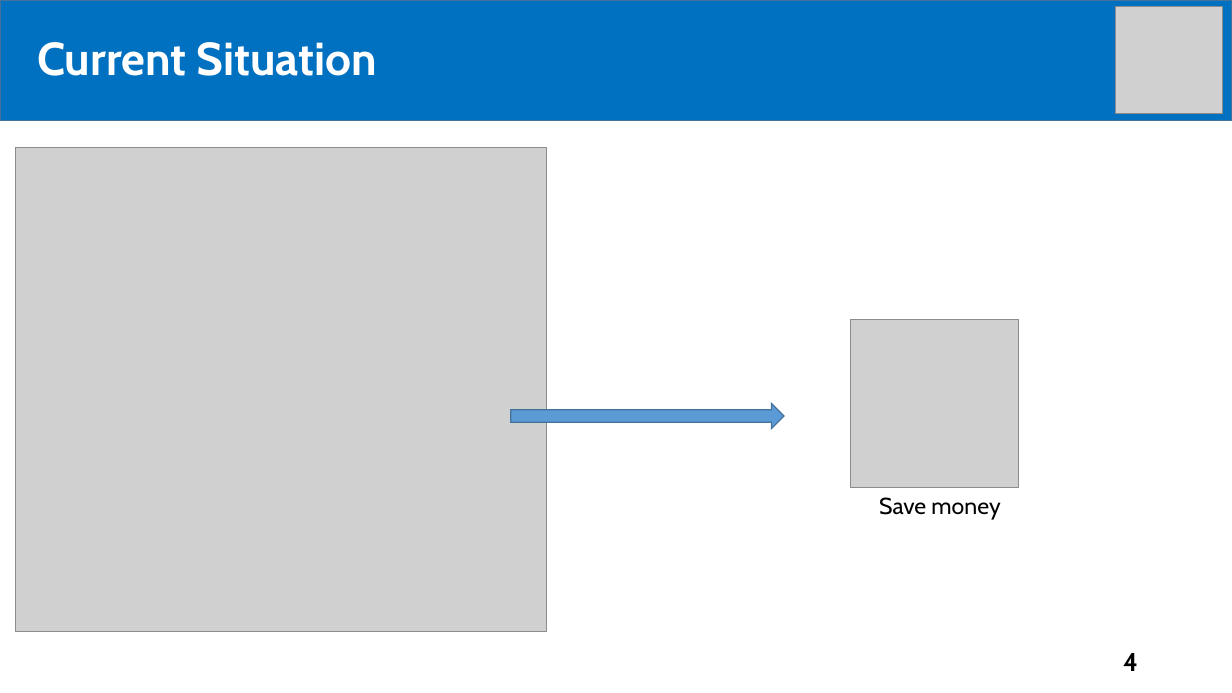
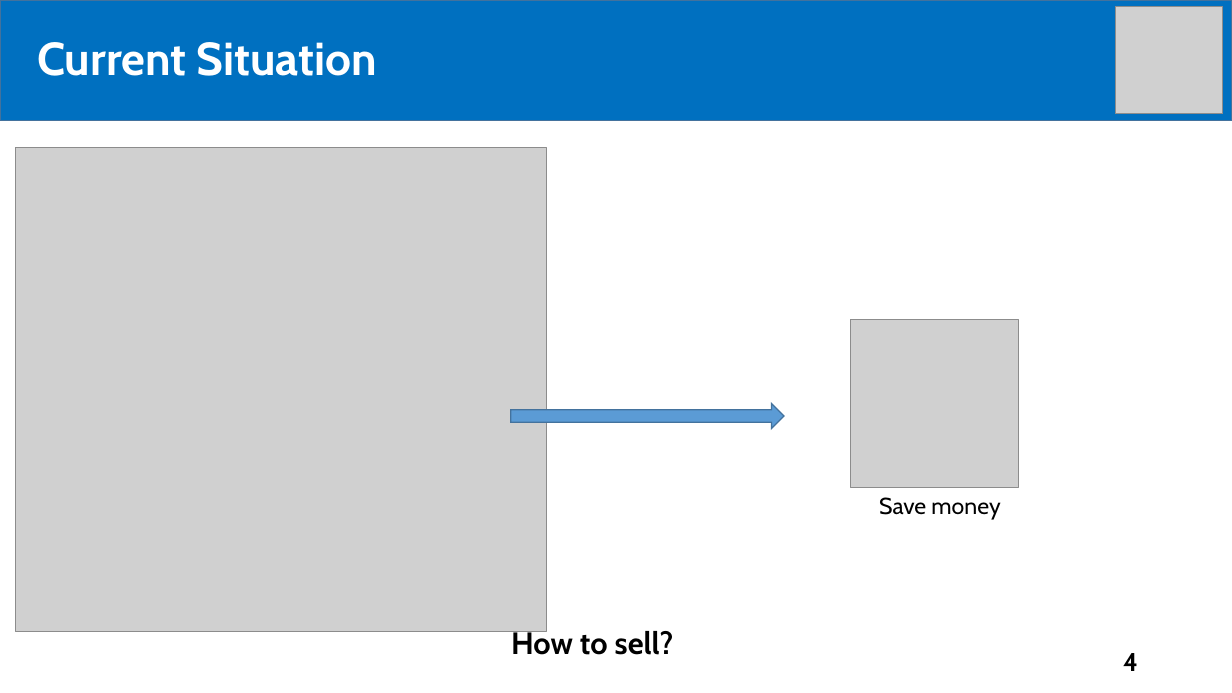
Before and after one commit to tiendan3108/CP, a slide deck: slide 4 of Source/Presentation/PreFinalPresentation.pptx. Drawn at 1232x693 pixels with LibreOffice and Linux fonts; fonts in the diff are those of the drawing; grey boxes stand for pictures. Boxes give left, top, right and bottom in pixels: in the first picture for what was removed or moved away, otherwise in the second. Text is boxed around its words. In the diff, an @@ line names an element or a change of style, - is before the commit and + after.

```diff
--- a/Source/Presentation/PreFinalPresentation.pptx
+++ b/Source/Presentation/PreFinalPresentation.pptx
@@ text added at bbox=[511, 628, 674, 655], 24 pt, text #000000, bold @@
+How to sell?
```
Also in this commit, not shown: 6 other slides changed, 4 slides added.
